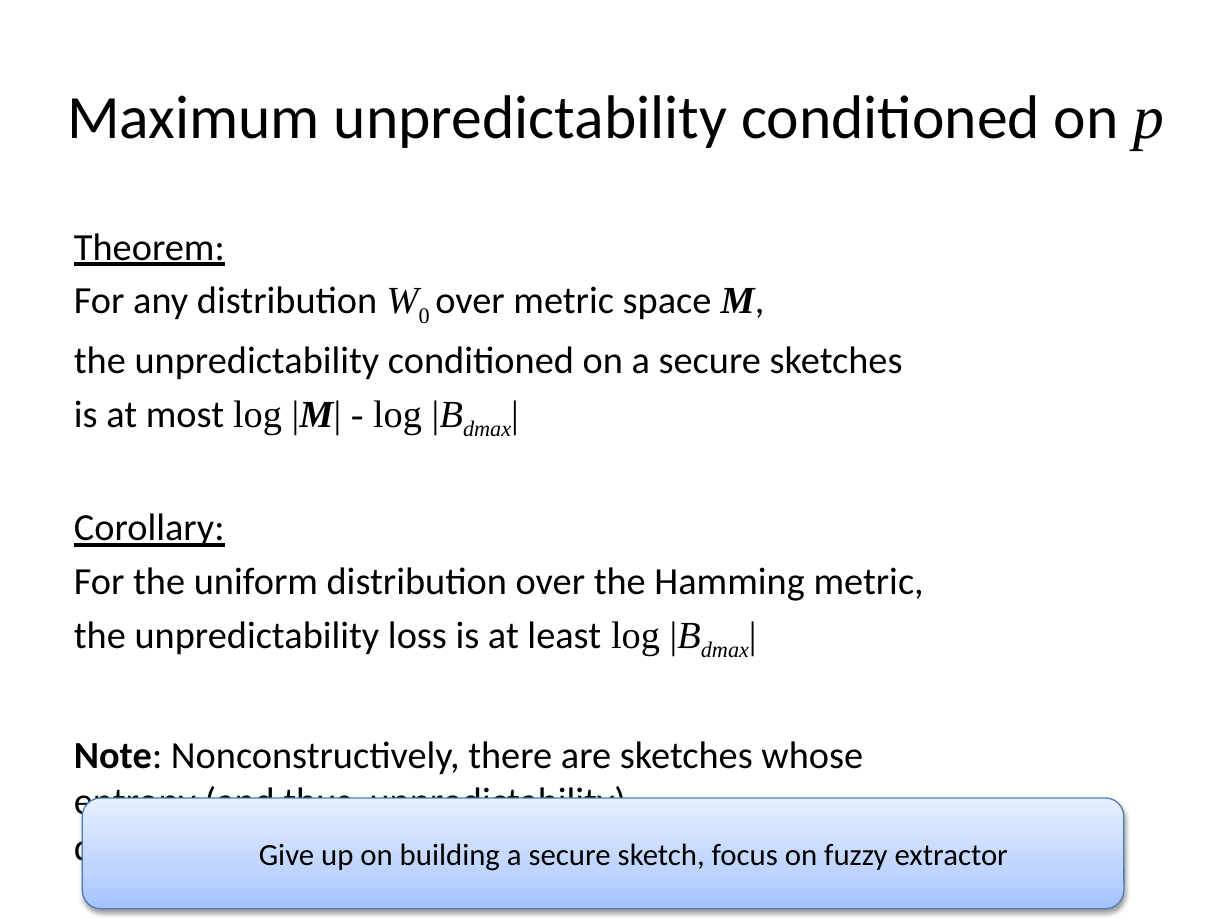
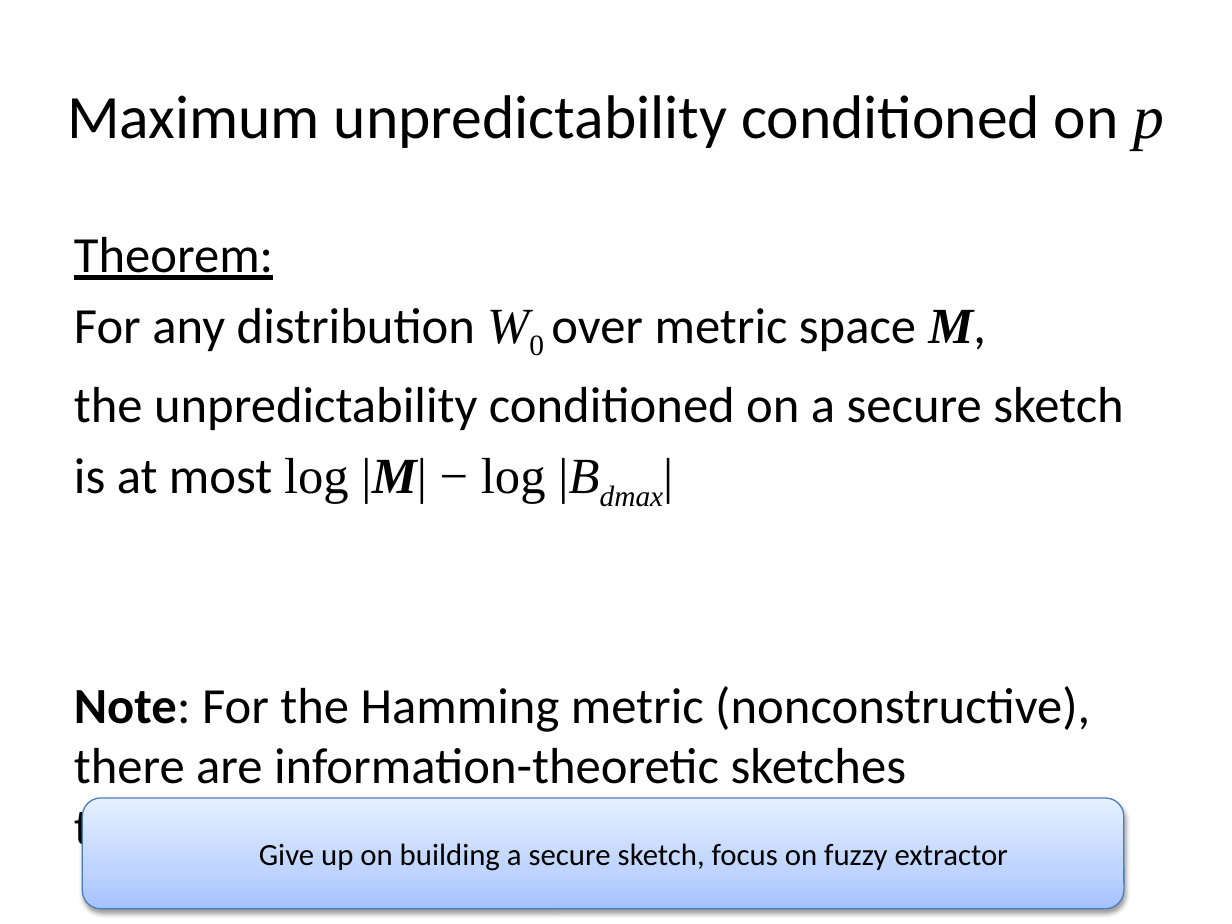
Before and after one commit to xianruimeng/comp-fuzzy-ext, a slide deck: slide 17 of ComputationalFuzzyExtractors.pptx. Drawn at 1232x924 pixels with LibreOffice and Linux fonts; fonts in the diff are those of the drawing. Boxes give left, top, right and bottom in pixels: in the first picture for what was removed or moved away, otherwise in the second. Text is boxed around its words. In the diff, an @@ line names an element or a change of style, - is before the commit and + after.

```diff
--- a/ComputationalFuzzyExtractors.pptx
+++ b/ComputationalFuzzyExtractors.pptx
@@ text at <box>74,237,986,351</box>: size 22.4 to 29.6 pt in "Theorem:", "For any distribution W0 over metric space ..."; more space between paragraphs @@
@@ text at <box>74,387,1123,856</box>: text changed; size 22.4 to 29.6 pt @@
-the unpredictability conditioned on a secure sketches
-is at most log |M| - log |Bdmax|
-Corollary:
-For the uniform distribution over the Hamming metric,
-the unpredictability loss is at least log |Bdmax|
-Note: Nonconstructively, there are sketches whose
-entropy (and thus, unpredictability)
-decreases by |Bdmax| [Varshamov1957]
+the unpredictability conditioned on a secure sketch
+is at most log |M| − log |Bdmax|
+Note: For the Hamming metric (nonconstructive), there are information-theoretic sketches
+that meet this bound [Varshamov1957]
```
Also in this commit, not shown: 34 other slides changed, 8 slides added.
